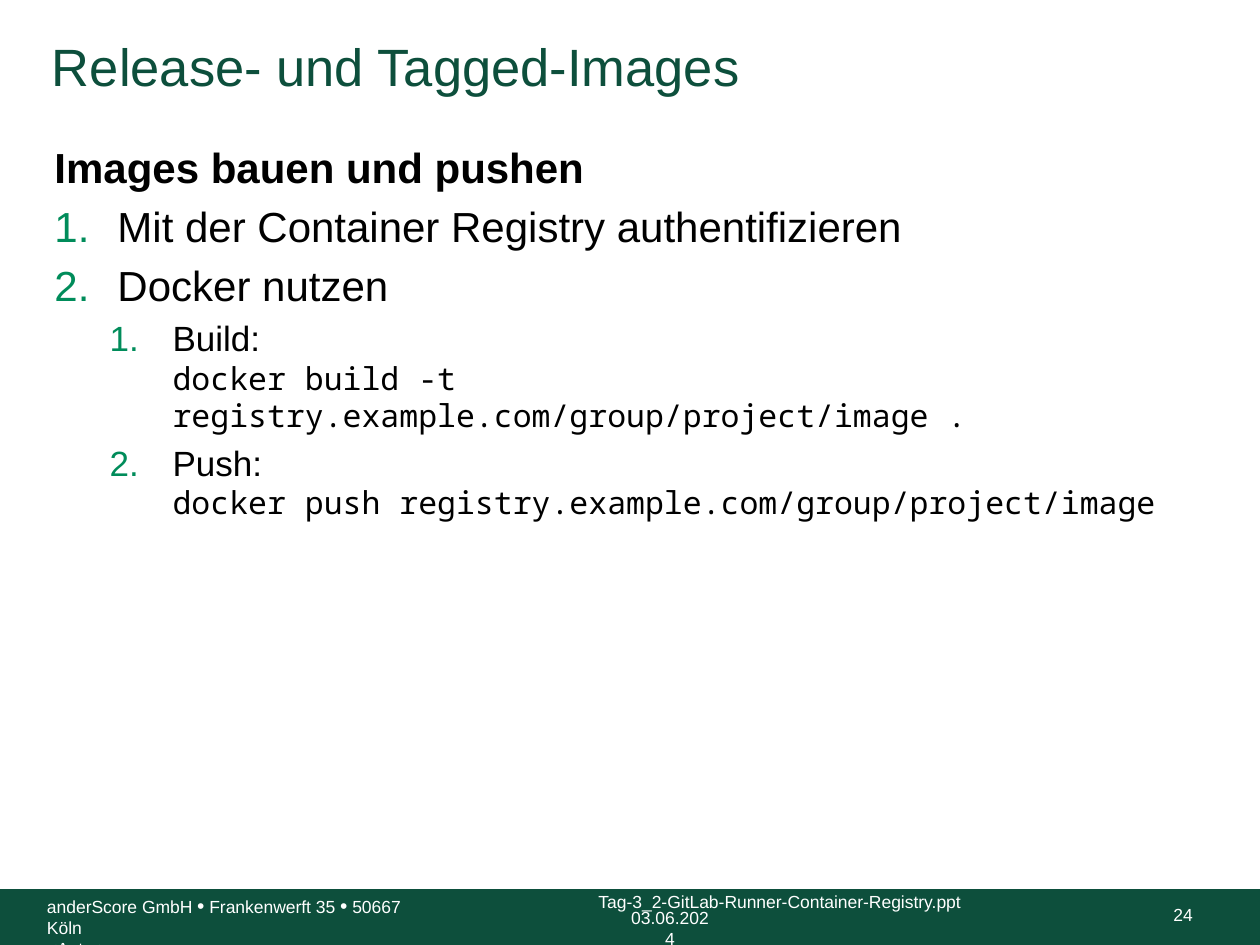
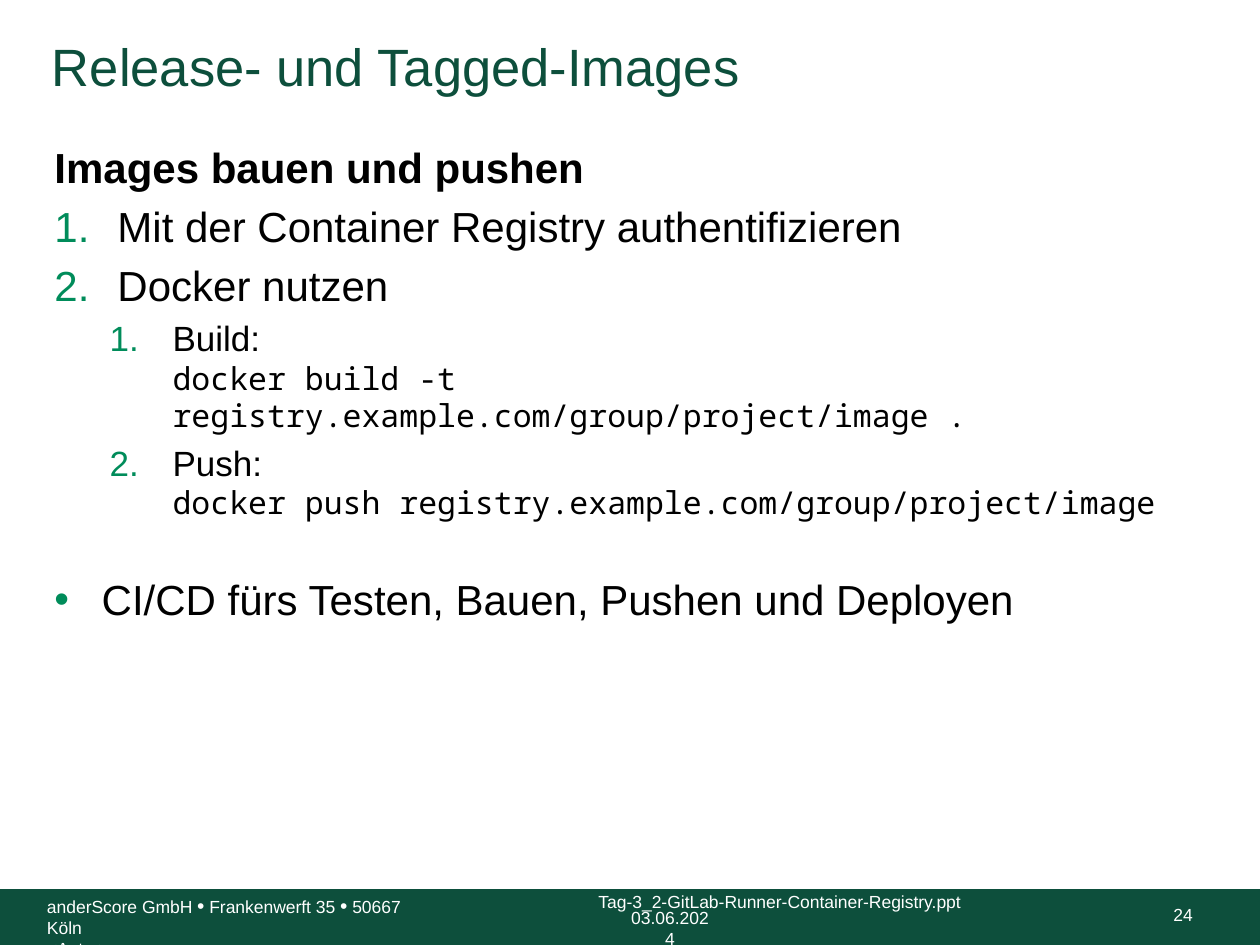
Before and after one commit to anderscore-gmbh/gitlab, a slide deck: slide 24 of slides/Tag-3_3-Release-und-Tagged-Images.pptx. Drawn at 1260x945 pixels with LibreOffice and Linux fonts; fonts in the diff are those of the drawing; background and template pictures are left out. Boxes give left, top, right and bottom in pixels: in the first picture for what was removed or moved away, otherwise in the second. Text is boxed around its words. In the diff, an @@ line names an element or a change of style, - is before the commit and + after.

Commit message:
Tag-3_3: Images bauen und pushen, Docker-in-Docker

```diff
--- a/slides/Tag-3_3-Release-und-Tagged-Images.pptx
+++ b/slides/Tag-3_3-Release-und-Tagged-Images.pptx
@@ text at box(102, 584, 1013, 623): paragraph added @@
+• CI/CD fürs Testen, Bauen, Pushen und Deployen
```
Also in this commit, not shown: 1 other slide changed, 1 slide added.
